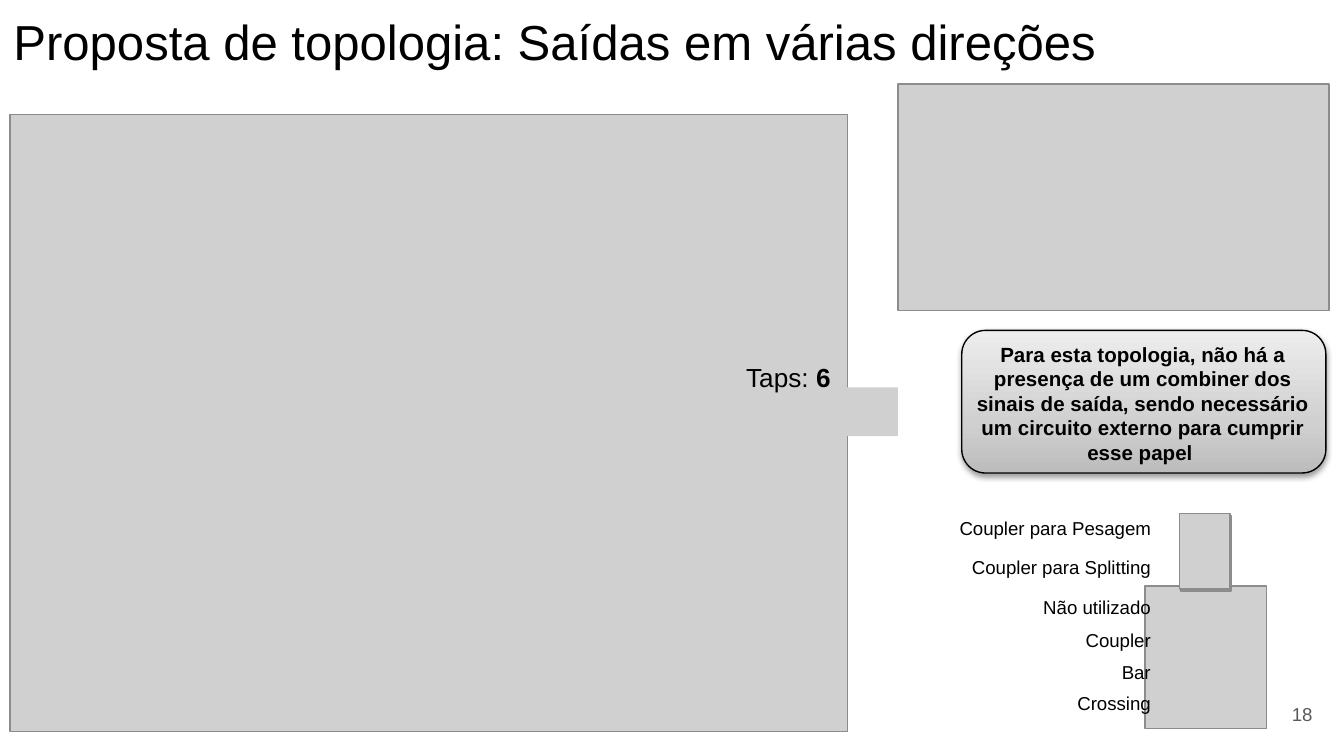
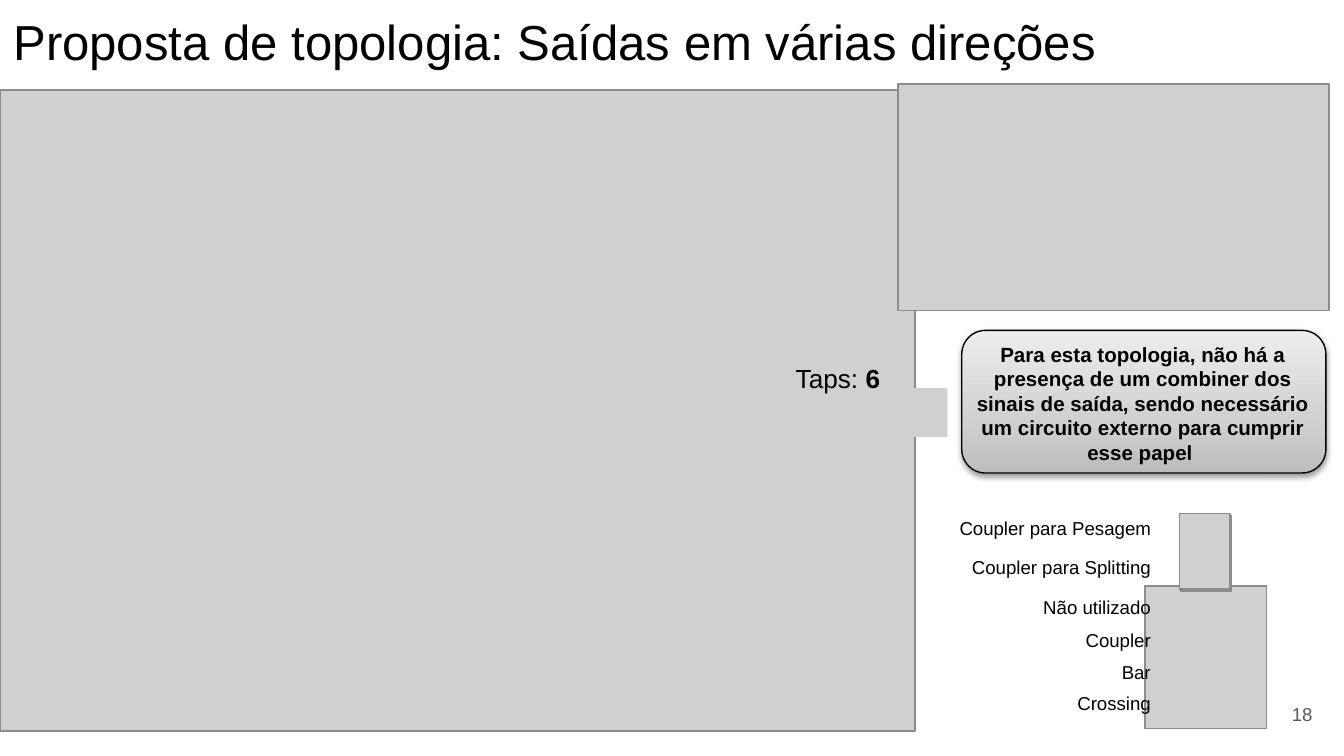
Before and after one commit to CaioRodrigues200/Programmable-Multifunctional-Circuit, a slide deck: slide 18 of Documentation/PPC_Report.pptx. Drawn at 1344x756 pixels with LibreOffice and Linux fonts; fonts in the diff are those of the drawing; grey boxes stand for pictures. Boxes give left, top, right and bottom in pixels: in the first picture for what was removed or moved away, otherwise in the second. Text is boxed around its words. In the diff, an @@ line names an element or a change of style, - is before the commit and + after.

```diff
--- a/Documentation/PPC_Report.pptx
+++ b/Documentation/PPC_Report.pptx
@@ picture: place and size @@
-picture at (9, 114, 847, 731)
+picture at (0, 90, 915, 731)
@@ text "Taps: 6": place and size @@
-text "Taps: 6" at (746, 368, 831, 393)
+text "Taps: 6" at (796, 369, 881, 393)
@@ picture: place and size @@
-picture at (732, 387, 898, 435)
+picture at (782, 388, 948, 437)
```
Also in this commit, not shown: 6 slides added.
